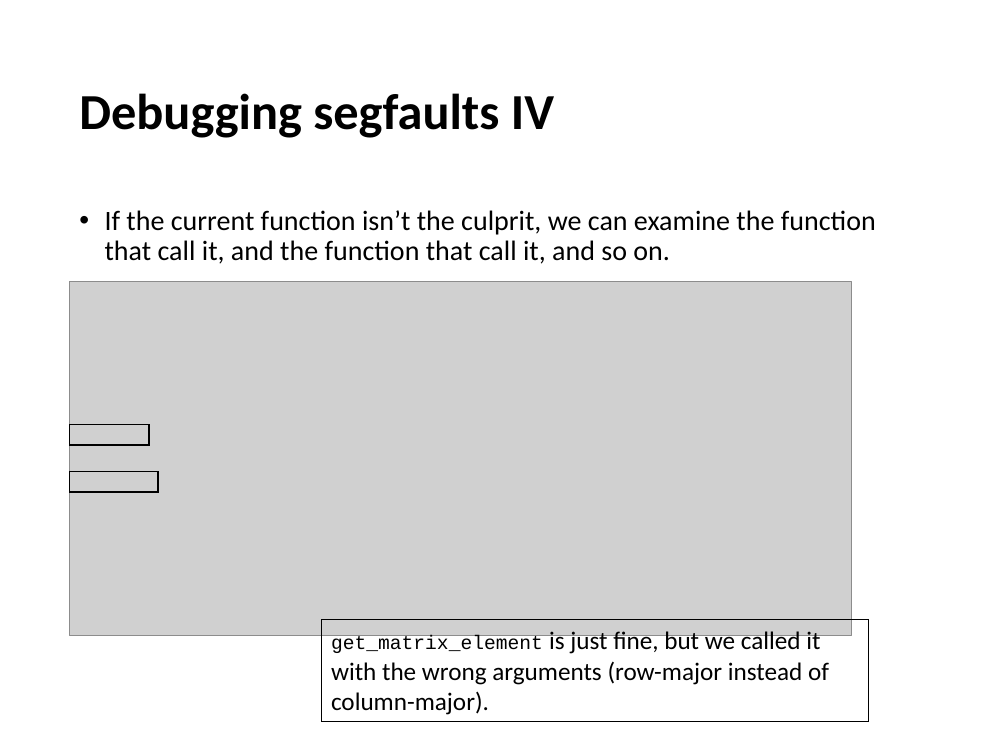
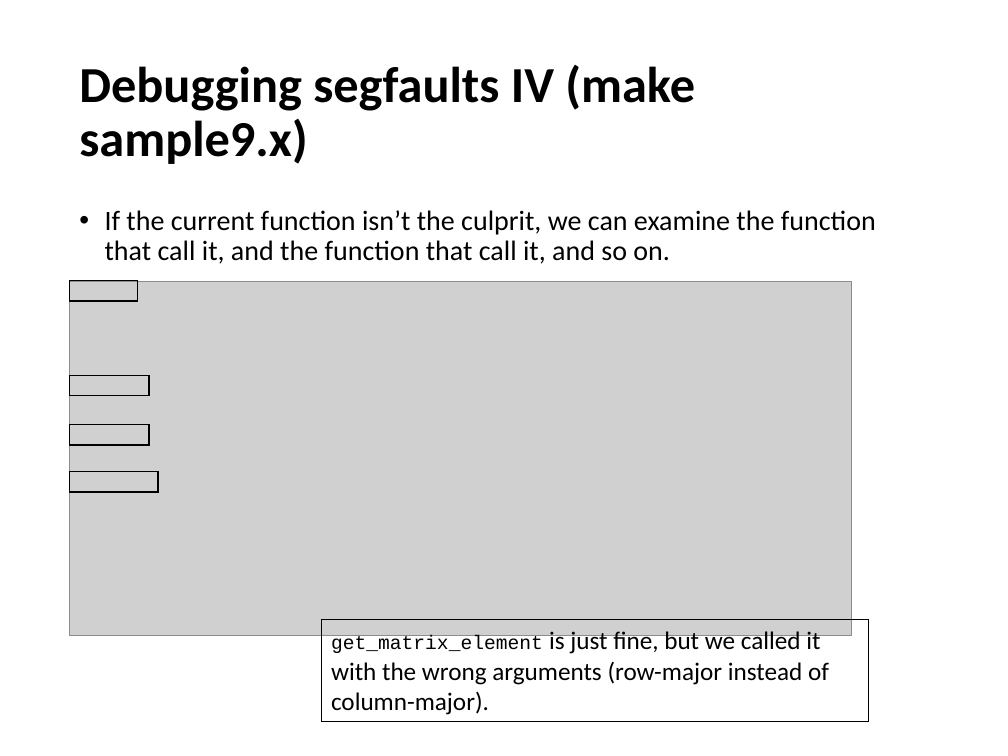
Before and after one commit to devinamatthews/molssi-sss-2017, a slide deck: slide 21 of lectures/debugging.pptx. Drawn at 1008x756 pixels with LibreOffice and Linux fonts; fonts in the diff are those of the drawing; grey boxes stand for pictures. Boxes give left, top, right and bottom in pixels: in the first picture for what was removed or moved away, otherwise in the second. Text is boxed around its words. In the diff, an @@ line names an element or a change of style, - is before the commit and + after.

Commit message:
Simplify slides a bit and add more samples.

```diff
--- a/lectures/debugging.pptx
+++ b/lectures/debugging.pptx
@@ title at <box>79,65,695,164</box>: text changed @@
-Debugging segfaults IV
+Debugging segfaults IV (make sample9.x)
@@ rectangle added at <box>70,280,138,300</box>, outline #000000 1 pt @@
@@ rectangle added at <box>70,375,149,395</box>, outline #000000 1 pt @@
```
Also in this commit, not shown: 8 other slides changed, 24 other files.
